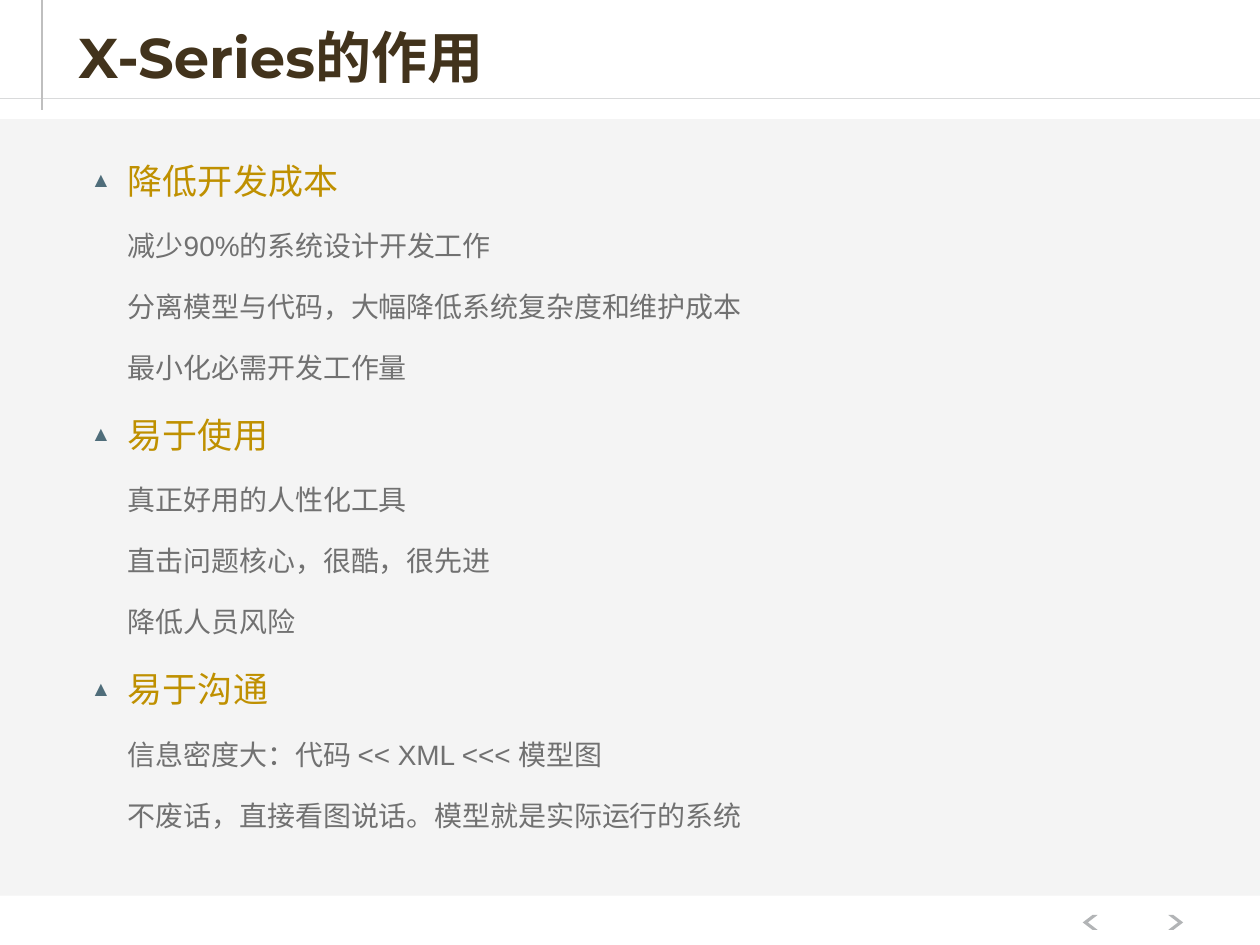
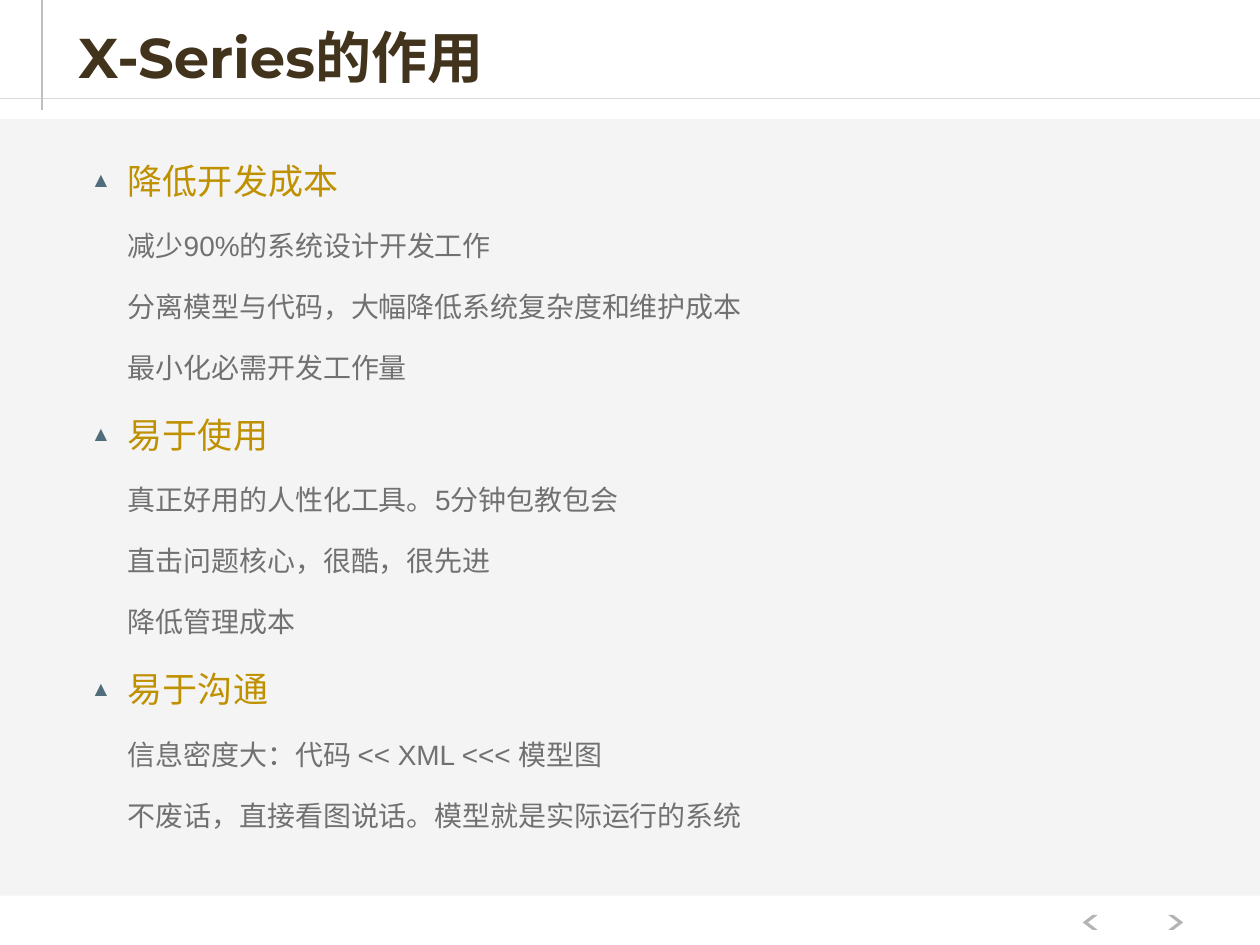
Before and after one commit to hejiehui/xross-tools-installer, a slide deck: slide 12 of doc/X-series V2.pptx. Drawn at 1260x945 pixels with LibreOffice and Linux fonts; fonts in the diff are those of the drawing. Boxes give left, top, right and bottom in pixels: in the first picture for what was removed or moved away, otherwise in the second. Text is boxed around its words. In the diff, an @@ line names an element or a change of style, - is before the commit and + after.

```diff
--- a/doc/X-series V2.pptx
+++ b/doc/X-series V2.pptx
@@ text at [128, 486, 618, 512]: text changed @@
-    真正好用的人性化工具
+    真正好用的人性化工具。5分钟包教包会
@@ text at [128, 608, 295, 634]: text changed @@
-    降低人员风险
+    降低管理成本
```
Also in this commit, not shown: 4 other slides changed.
